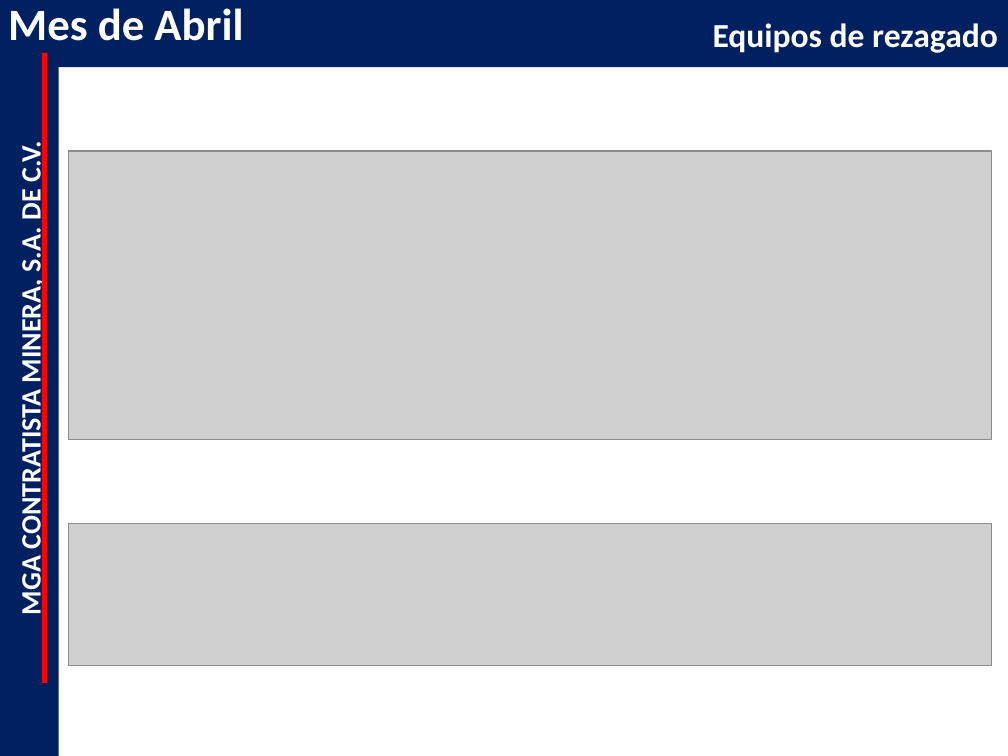
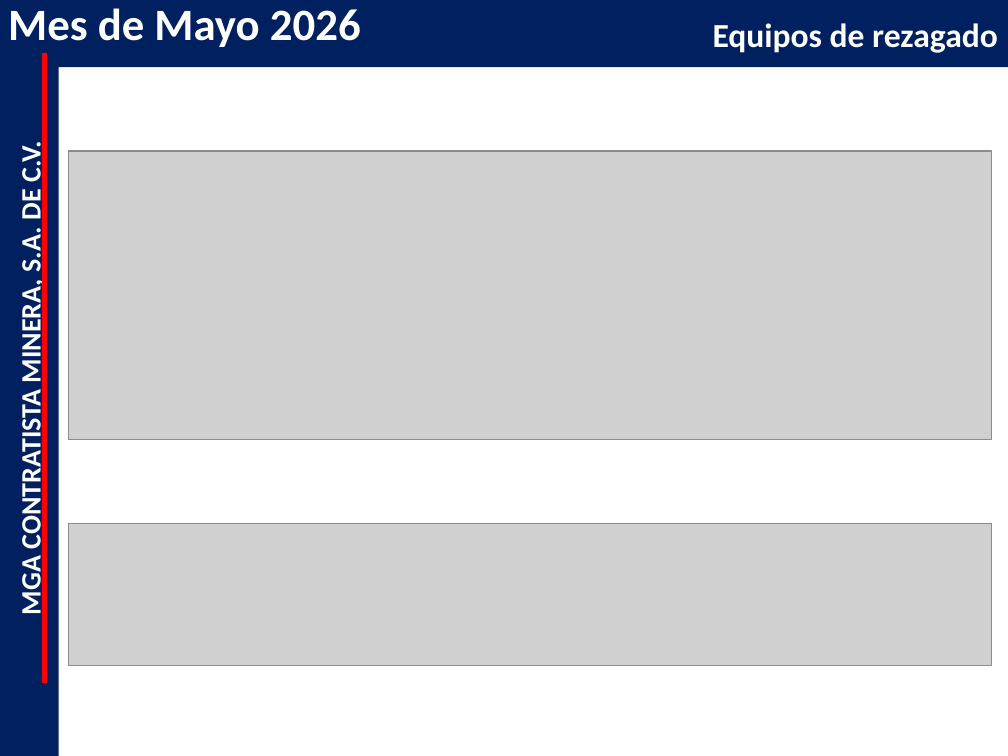
Before and after one commit to vicozero/mga-cloud-sync-public, a slide deck: slide 4 of render_backend/static/monthly_report_template.pptx. Drawn at 1008x756 pixels with LibreOffice and Linux fonts; fonts in the diff are those of the drawing; grey boxes stand for pictures. Boxes give left, top, right and bottom in pixels: in the first picture for what was removed or moved away, otherwise in the second. Text is boxed around its words. In the diff, an @@ line names an element or a change of style, - is before the commit and + after.

```diff
--- a/render_backend/static/monthly_report_template.pptx
+++ b/render_backend/static/monthly_report_template.pptx
@@ text at (8,8,361,47): text changed @@
-Mes de Abril
+Mes de Mayo 2026
```
Also in this commit, not shown: 3 other slides changed, 1 slide added, 1 other file.
